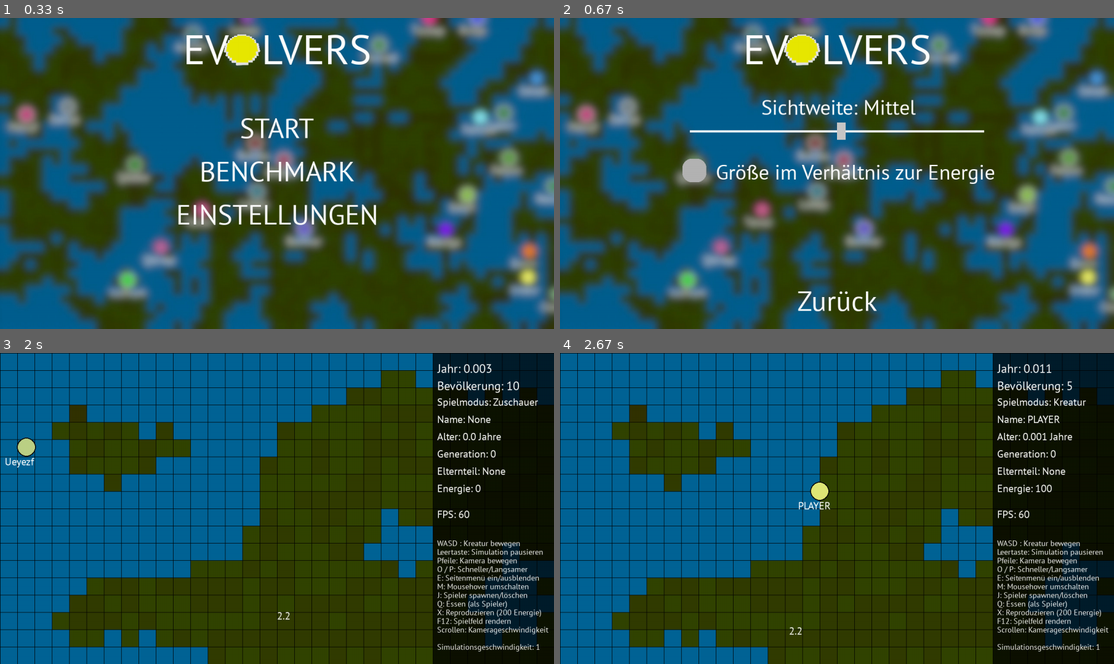
Above: before the commit, frames 1-4 (two rows, left to right).
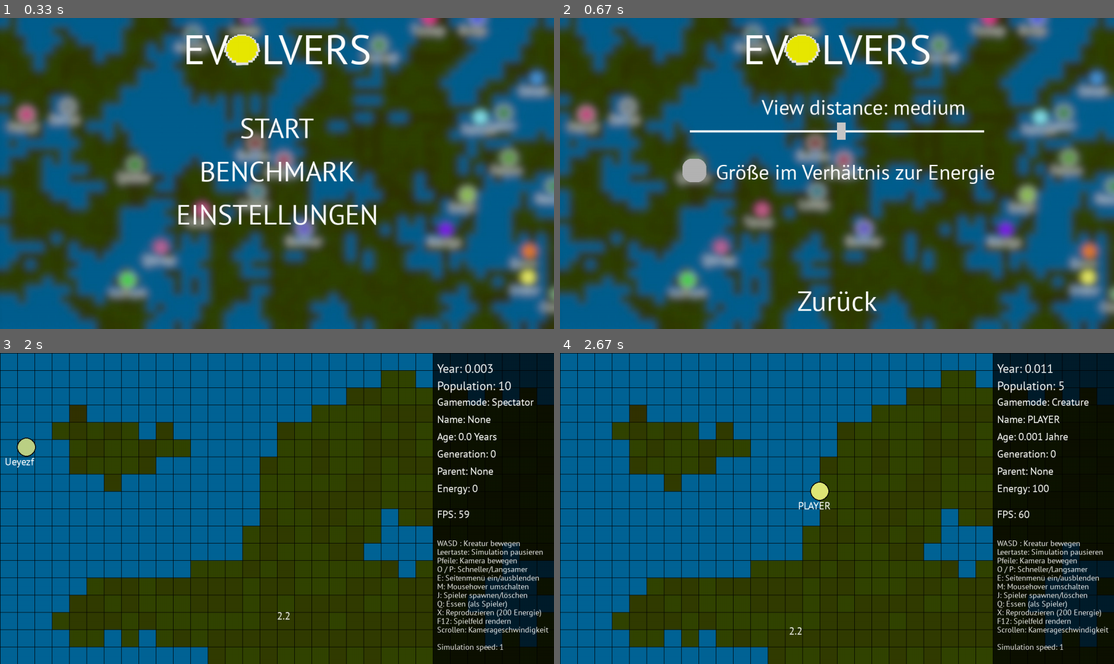
Above: after the commit, the same moments.

Repository: coding-lines/evolvers
Game: pygame game, started from evolversFiles/runGame_GUI.py
The game is run twice, just before and just after one commit, with the same random seed, the same clock (stepped at 60 frames per second) and the same inputs.
Inputs (mouse positions are in pixels of both pictures, inside the frame that each line leads up to):
- Up to frame 1 (0.33 s): no input
- Up to frame 2 (0.67 s): click "EINSTELLUNGEN" at 0.38 s
- Up to frame 3 (2 s): click "Zurück" at 0.72 s; click "START" at 1.05 s; click "Neue Simulation" at 1.38 s; click "START" at 1.72 s
- Up to frame 4 (2.67 s): hold Right 2-2.47 s; move the mouse to (787, 617) at 2.03 s; tap J at 2.55 s

Frame 1 is identical in both runs. In frame 2, 0.8% of the frame differs, in the area x 36-73%, y 26-32%; in frame 3, 1.2%; in frame 4, 1.2%, in the area x 78-98%, y 3-97%.

Commit message:
Implemented parts of the new language engine

Diff:
--- a/evolversFiles/runGame_GUI.py
+++ b/evolversFiles/runGame_GUI.py
@@ -24,11 +24,11 @@
     builtinLanguage = {"title":"English (Built in)",
                        "general":{"back":"back","results":"results","points":"points","wait":"please wait","save":"save","load":"load","menu":"menu"},
                        "menu":{"start":"start","benchmark":"benchmark","setting":"settings","new":"new simulation","load":"Load simulation","simBench":"Simulation benchmark","worldsize":"World size","startcreatures":"Start creatures"},
-                       "benchmarks":{"simulating":"Simulate scenario","benchmarkRunning":"Benchmark is running"},
-                       "settings":{"view_distance":"Visibility","relative_scale":"Size in relation to energy","low":"Low","medium":"Medium","high":"high"}
-                       ,"sidebar":{"year":"year","population":"population","mode":"game mode","name":"name","age":"Age","generation":"generation","parent":"parent","energy":"energy","fps":"FPS","simulation_speed":"simulation speed"},
+                       "benchmarks":{"suggestion":"Suggestion","low":"Low settings","medium":"Medium settings","high":"High settings","simulating":"Simulate scenario","benchmarkRunning":"Benchmark is running"},
+                       "settings":{"view_distance":"View distance","relative_scale":"Size in relation to energy","low":"low","medium":"medium","high":"high"}
+                       ,"sidebar":{"years":"Years","year":"Year","population":"Population","mode":"Gamemode","name":"Name","age":"Age","generation":"Generation","parent":"Parent","energy":"Energy","fps":"FPS","simulation_speed":"Simulation speed"},
                        "controls": ["WASD: Move creature","Spacebar: Pause simulation","Arrows: Move camera","O / P: Fa …(186 unchanged characters)…
-                       ,"gameModes":{"spectator":"spectator","player":"creature"}}
+                       ,"gameModes":{"spectator":"Spectator","player":"Creature"}}
 
 
 class game:
@@ -152,6 +152,7 @@
             # Funktion, die beim Spielstart ausgeführt wird.
     class draw:
         def onDrawFunction():
+            game.storage.trueFPS = clock.get_fps()
             if game.options.currentScreen == "game":
                 mPos = list(pygame.mouse.get_pos())
                 if not game.storage.cameraMoved:
@@ -232,7 +233,7 @@
                     pos = [int((game.storage.playerInformation["x"] - game.storage.cameraPos[0])*game.storage.fieldSize),int((game.storage.playerInformation["y"] - game.storage.cameraPos[1])*game.storage.fieldSize)]
                     pygame.draw.circle(screen,game.storage.playerInformation["boundaries"],pos,size+2)
                     pygame.draw.circle(screen,game.storage.playerInformation["color"],pos,size)
-                    text = game.storage.font.render("PLAYER", True, const.WHITE)
+                    text = game.storage.font.render(game.storage.playerInformation["name"], True, const.WHITE)
                     screen.blit(text,(pos[0]-50, pos[1]+size))
 
 
@@ -242,33 +243,33 @@
                 if game.storage.showSidebar:
                     screen.blit(s, (1000,0))
 
-                    timeText = game.storage.fontBig.render("Jahr: "+str(round((game.timers.frame + (game.timers.seconds*60))/4800,3)), True, const.WHITE)
+                    timeText = game.storage.fontBig.render(game.options.langData["sidebar"]["year"]+": "+str(round((game.timers.frame + (game.timers.seconds*60))/4800,3)), True, const.WHITE)
                     screen.blit(timeText,(1010,20))
-                    popText = game.storage.fontBig.render("Bevölkerung: "+str(len(game.storage.gameEntities)), True, const.WHITE)
+                    popText = game.storage.fontBig.render(game.options.langData["sidebar"]["population"]+": "+str(len(game.storage.gameEntities)), True, const.WHITE)
                     screen.blit(popText,(1010,60))
-                    modeText = game.storage.font.render("Spielmodus: Kreatur" if game.storage.playerInGame else "Spielmodus: Zuschauer", True, const.WHITE)
+                    modeText = game.storage.font.render(game.options.langData["sidebar"]["mode"]+": "+game.options.langData["gameModes"]["player"] if game.storage.playerInGame else game.options.langData["sidebar"]["mode"]+": "+game.options.langData["gameModes"]["spectator"], True, const.WHITE)
                     screen.blit(modeText,(1010,100))
 
                     if not game.storage.playerInGame:
-                        nameText = game.storage.font.render("Name: "+game.storage.sideBarInformation["name"], True, const.WHITE)
-
-                        ageText = game.storage.font.render("Alter: "+str(round(game.storage.sideBarInformation["age"]/4800,3))+" Jahre", True, const.WHITE)
-
-                        genText = game.storage.font.render("Generation: "+str(game.storage.sideBarInformation["generation"]), True, const.WHITE)
-
-                        parentText = game.storage.font.render("Elternteil: "+str(game.storage.sideBarInformation["parent"]), True, const.WHITE)
-
-
-                        energyText = game.storage.font.render("Energie: "+str(game.storage.sideBarInformation["energy"]), True, const.WHITE)
+                        nameText = game.storage.font.render(game.options.langData["sidebar"]["name"]+": "+game.storage.sideBarInformation["name"], True, const.WHITE)
+
+                        ageText = game.storage.font.render(game.options.langData["sidebar"]["age"]+": "+str(round(game.storage.sideBarInformation["age"]/4800,3))+" "+game.options.langData["sidebar"]["years"], True, const.WHITE)
+
+                        genText = game.storage.font.render(game.options.langData["sidebar"]["generation"]+": "+str(game.storage.sideBarInformation["generation"]), True, const.WHITE)
+
+                        parentText = game.storage.font.render(game.options.langData["sidebar"]["parent"]+": "+str(game.storage.sideBarInformation["parent"]), True, const.WHITE)
+
+
+                        energyText = game.storage.font.render(game.options.langData["sidebar"]["energy"]+": "+str(game.storage.sideBarInformation["energy"]), True, const.WHITE)
 
                     else:
-                        nameText = game.storage.font.render("Name: PLAYER", True, const.WHITE)
-                        ageText = game.storage.font.render("Alter: "+str(round(game.storage.playerInformation["age"]/4800,3))+" Jahre", True, const.WHITE)
-                        genText = game.storage.font.render("Generation: 0", True, const.WHITE)
-                        parentText = game.storage.font.render("Elternteil: None", True, const.WHITE)
-                        energyText = game.storage.font.render("Energie: "+str(game.storage.playerInformation[" …(258 unchanged characters)…
-
-                    FPS = game.storage.font.render("FPS: "+str(int(game.storage.trueFPS)), True, const.WHITE)
+                        nameText = game.storage.font.render(game.options.langData["sidebar"]["name"]+": "+ game.storage.playerInformation["name"], True, const.WHITE)
+                        ageText = game.storage.font.render(game.options.langData["sidebar"]["age"]+": "+str(round(game.storage.playerInformation["age"]/4800,3))+" Jahre", True, const.WHITE)
+                        genText = game.storage.font.render(game.options.langData["sidebar"]["generation"]+": 0", True, const.WHITE)
+                        parentText = game.storage.font.render(game.options.langData["sidebar"]["parent"]+": None", True, const.WHITE)
+                        energyText = game.storage.font.render(game.options.langData["sidebar"]["energy"]+": "+str(game.storage.playerInformation[" …(258 unchanged characters)…
+
+                    FPS = game.storage.font.render(game.options.langData["sidebar"]["fps"]+": "+str(int(game.storage.trueFPS)), True, const.WHITE)
                     screen.blit(FPS,(1010,360))
 
                     screen.blit(nameText,(1010,140))
@@ -280,7 +281,7 @@
                     for i,n in enumerate(game.storage.ctrlTexts):
                         screen.blit(n,(1010,430+(i*20)))
 
-                    s_speedText = game.storage.fontSmall.render("Simulationsgeschwindigkeit: "+str(game.storage.playBackSpeed), True, const.WHITE)
+                    s_speedText = game.storage.fontSmall.render(game.options.langData["sidebar"]["simulation_speed"]+": "+str(game.storage.playBackSpeed), True, const.WHITE)
                     screen.blit(s_speedText,(1010,670))
             elif game.options.currentScreen == "menu":
                 screen.blit(game.storage.textureStorage["backgroundimage"],(0,0))
@@ -296,7 +297,7 @@
                 screen.blit(benchmarkTextA if not (mousePos[0] in range((game.options.dimensions[0]//2)-(benchmarkTextA …(224 unchanged characters)…
                 screen.blit(backButton if not (mousePos[0] in range((game.options.dimensions[0]//2)-(backButton.get_rec …(208 unchanged characters)…
             elif game.options.currentScreen == "settings":
-                viewdistance = game.storage.fontSubHeader.render("Sichtweite: Niedrig" if game.storage.viewDistance == 16 else "Sichtweite: Mittel" if game.storage.viewDistance == 32 else "Sichtweite: Hoch", True, const.WHITE)
+                viewdistance = game.storage.fontSubHeader.render(game.options.langData["settings"]["view_distance"]+": "+(game.options.langData["settings"]["low"] if game.storage.viewDistance == 16 else game.options.langData["settings"]["medium"] if game.storage.viewDistance == 32 else game.options.langData["settings"]["high"]), True, const.WHITE)
                 screen.blit(game.storage.textureStorage["backgroundimage"],(0,0))
                 screen.blit(game.storage.textureStorage["logoSmall"],(515,28))
                 screen.blit(startText,((game.options.dimensions[0]//2)-(startText.get_rect().width//2),20))
@@ -346,18 +347,18 @@
             elif game.options.currentScreen == "benchmark_nogui_results":
                 screen.blit(game.storage.textureStorage["backgroundimage"],(0,0))
                 screen.blit(results,(520,10))
-                resultPoints1 = game.storage.fontSubHeader.render("Niedrige Einstellungen: "+str(int((1/(game.storage.benchmarkResults[0]/20))*1000))+" Punkte", True, const.WHITE)
+                resultPoints1 = game.storage.fontSubHeader.render(game.options.langData["benchmarks"]["low"]+": "+str(int((1/(game.storage.benchmarkResults[0]/20))*1000))+" "+game.options.langData["general"]["points"], True, const.WHITE)
                 screen.blit(resultPoints1,(10,120))
-                resultPoints2 = game.storage.fontSubHeader.render("Mittlere Einstellungen: "+str(int((1/(game.storage.benchmarkResults[1]/20))*1000))+" Punkte", True, const.WHITE)
+                resultPoints2 = game.storage.fontSubHeader.render(game.options.langData["benchmarks"]["medium"]+": "+str(int((1/(game.storage.benchmarkResults[1]/20))*1000))+" "+game.options.langData["general"]["points"], True, const.WHITE)
                 screen.blit(resultPoints2,(10,170))
-                resultPoints1 = game.storage.fontSubHeader.render("Hohe Einstellungen: "+str(int((1/(game.storage.benchmarkResults[2]/20))*1000))+" Punkte", True, const.WHITE)
+                resultPoints1 = game.storage.fontSubHeader.render(game.options.langData["benchmarks"]["high"]+": "+str(int((1/(game.storage.benchmarkResults[2]/20))*1000))+" "+game.options.langData["general"]["points"], True, const.WHITE)
                 screen.blit(resultPoints1,(10,220))
                 if int((1/(game.storage.benchmarkResults[2]/20))*1000) > 4000:
-                    suggestion = game.storage.fontSubHeader.render("Empfehlung: Mittlere bis hohe Sichtweite", True, const.WHITE)
+                    suggestion = game.storage.fontSubHeader.render(game.options.langData["benchmarks"]["suggestion"]+": "+game.options.langData["benchmarks"]["high"], True, const.WHITE)
                 elif int((1/(game.storage.benchmarkResults[1]/20))*1000) > 4000:
-                    suggestion = game.storage.fontSubHeader.render("Empfehlung: Mittlere Sichtweite", True, const.WHITE)
+                    suggestion = game.storage.fontSubHeader.render(game.options.langData["benchmarks"]["suggestion"]+": "+game.options.langData["benchmarks"]["medium"], True, const.WHITE)
                 else:
-                    suggestion = game.storage.fontSubHeader.render("Empfehlung: Niedrige Sichtweite", True, const.WHITE)
+                    suggestion = game.storage.fontSubHeader.render(game.options.langData["benchmarks"]["suggestion"]+": "+game.options.langData["benchmarks"]["low"], True, const.WHITE)
                 screen.blit(suggestion,(10,320))
                 screen.blit(backButton if not (mousePos[0] in range((game.options.dimensions[0]//2)-(backButton.get_rec …(208 unchanged characters)…
             elif game.options.currentScreen == "escapeMenu":
@@ -417,7 +418,6 @@
             #Code, der jeden Frame ausgeführt wird. (auch Draw-Befehle)
     class timedExecute:
         def onSecondFunction():
-            game.storage.trueFPS = clock.get_fps()
             if game.storage.playerInGame:
                 game.storage.playerInformation["energy"] -= 1
             #print(len(game.storage.gameEntities))
Not shown, changed: evolversFiles/DE.lang
Not shown, changed: evolversFiles/ENG.lang
